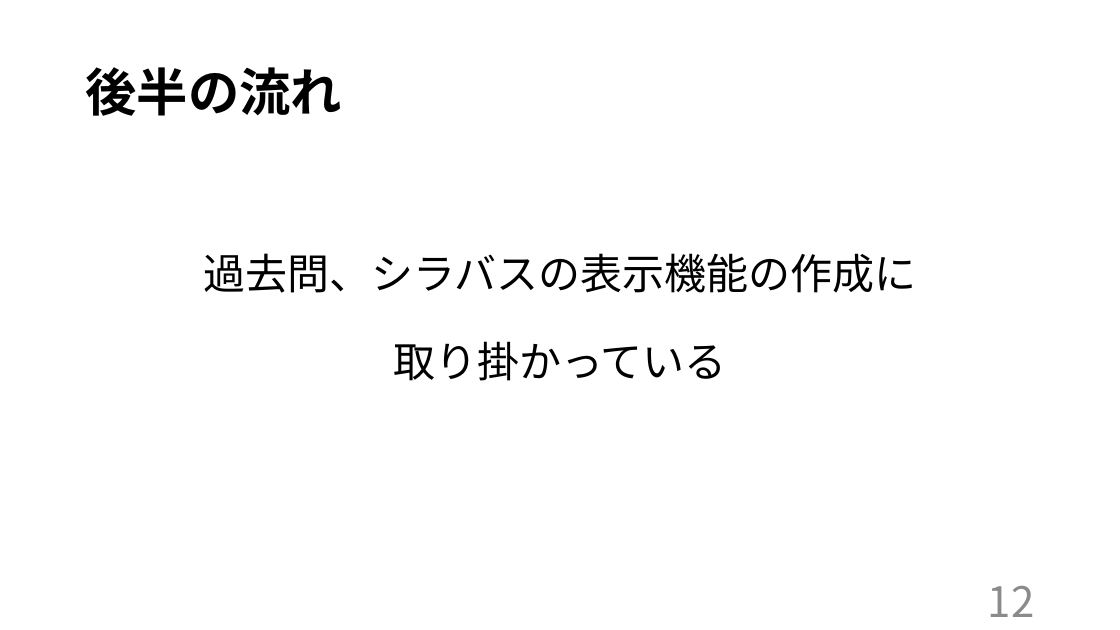
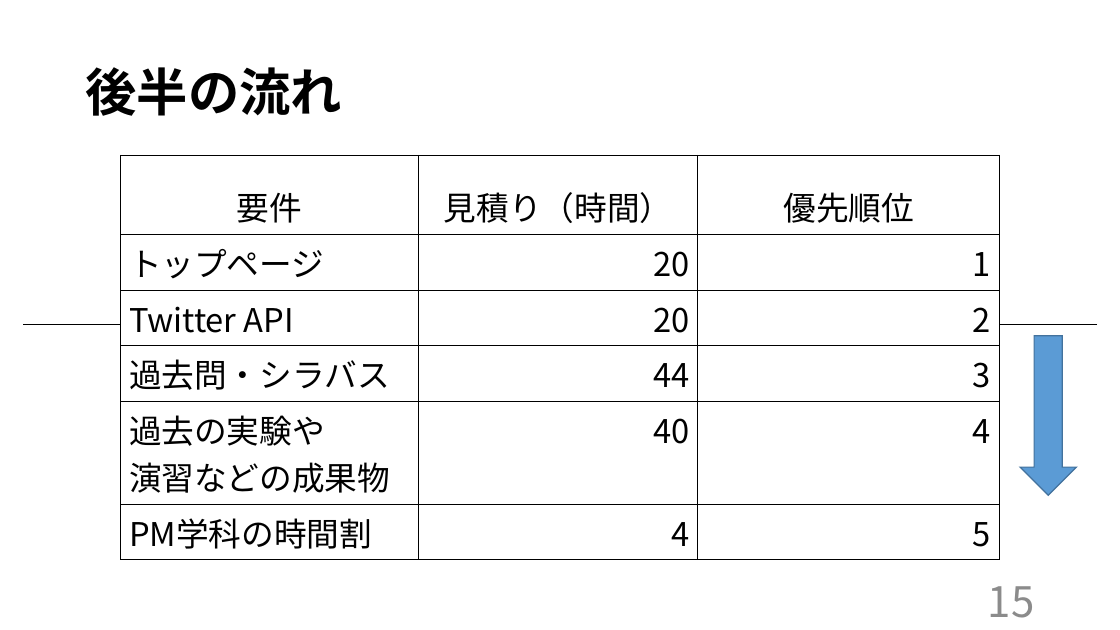
Before and after one commit to kazukiyoshida96/PM-, a slide deck: slide 16 of ＰＭ学科専用2.pptx (slide 15 before the commit). Drawn at 1120x630 pixels with LibreOffice and Linux fonts; fonts in the diff are those of the drawing. Boxes give left, top, right and bottom in pixels: in the first picture for what was removed or moved away, otherwise in the second. Text is boxed around its words. In the diff, an @@ line names an element or a change of style, - is before the commit and + after.

```diff
--- a/ＰＭ学科専用2.pptx
+++ b/ＰＭ学科専用2.pptx
@@ table added at (x1=121, y1=155, x2=1000, y2=553), 6 rows, 3 columns @@
+要件 | 見積り（時間） | 優先順位
+トップページ | 20 | 1
+Twitter API | 20 | 2
+過去問・シラバス | 44 | 3
+過去の実験や / 演習などの成果物 | 40 | 4
+PM学科の時間割 | 4 | 5
@@ text removed at (x1=203, y1=253, x2=917, y2=381) @@
-過去問、シラバスの表示機能の作成に
-取り掛かっている
@@ line added from (121, 324) to (23, 324), #000000 0.5 pt @@
@@ line added from (1097, 324) to (1000, 324), #000000 0.5 pt @@
@@ down arrow added at (x1=1020, y1=336, x2=1076, y2=496), fill #5B9BD5, outline #43739E 1 pt @@
@@ text at (x1=988, y1=586, x2=1035, y2=618): text changed @@
-12
+15
```
Also in this commit, not shown: 11 other slides changed, 1 slide added.
